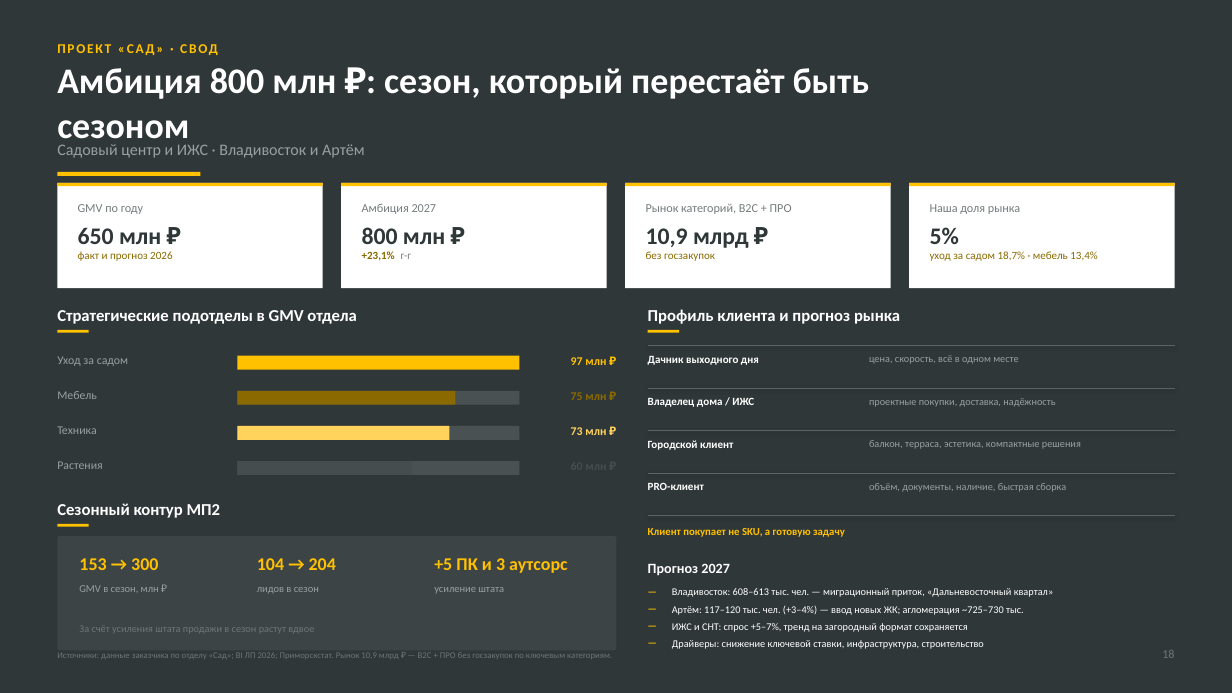
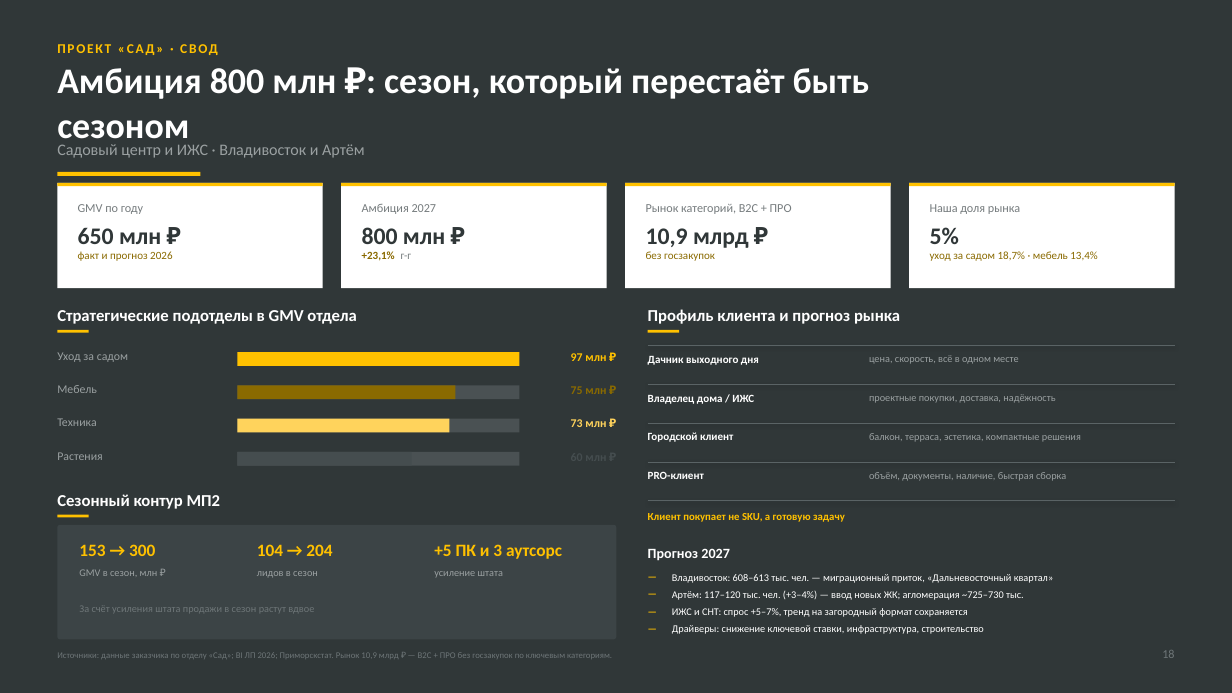
Before and after one commit to dmitrypalych44-ai/power-point, a slide deck: slide 18 of deliverables/Лемана_ПРО_Стратегия_Владивосток_2027.pptx. Drawn at 1232x693 pixels with LibreOffice and Linux fonts; fonts in the diff are those of the drawing. Boxes give left, top, right and bottom in pixels: in the first picture for what was removed or moved away, otherwise in the second. Text is boxed around its words. In the diff, an @@ line names an element or a change of style, - is before the commit and + after.

Commit message:
polish(deck): финальная вёрстка слайдов 3, 4, 8, 9, 13, 17, 18, 24
- s3/s4: сноски и подписи без наложений, единый ритм блоков
- s8: компактная легенда и панели условий успеха
- s9: полоса профиля клиента выровнена по центру, сноска не перекрыта
- s13: таблица МП4 поднята, примечание о конкурентах в одну строку
- s17: четыре метрики ремоделинга одной полосой вместо 2x2
- s18: сезонный контур и прогноз рынка в пределах контентной зоны
- s24: итоговые цифры заменены на проверяемые (9,1 → 14,5; 1 012; +390)

```diff
--- a/deliverables/Лемана_ПРО_Стратегия_Владивосток_2027.pptx
+++ b/deliverables/Лемана_ПРО_Стратегия_Владивосток_2027.pptx
@@ 7 texts, 5 rectangles, 1 line: place and size @@
-7 texts, 5 rectangles, 1 line at [57,356,1175,450]
+7 texts, 5 rectangles, 1 line at [57,352,1175,442]
@@ 6 texts, 3 rectangles, 2 lines, 1 rounded rectangle: place and size @@
-6 texts, 3 rectangles, 2 lines, 1 rounded rectangle at [57,426,1175,651]
+6 texts, 3 rectangles, 2 lines, 1 rounded rectangle at [57,418,1175,640]
@@ size 14 to 13.5 pt in 3 elements at [79,544,155,556], [257,544,332,556], [434,544,562,559] @@
@@ size 8.2 to 8 pt; line spacing 1.2 to 1.16 in 3 elements at [79,569,158,576], [257,571,318,578], [434,571,503,577] @@
@@ text "За счёт усиления штата продажи ...": place and size @@
-text "За счёт усиления штата продажи ..." at [79,627,314,633]
+text "За счёт усиления штата продажи ..." at [79,607,314,613]
@@ 16 texts, 1 line: place and size @@
-16 texts, 1 line at [79,516,1175,654]
+16 texts, 1 line at [79,501,1175,640]
```
Also in this commit, not shown: 6 other slides changed, 4 other files.
